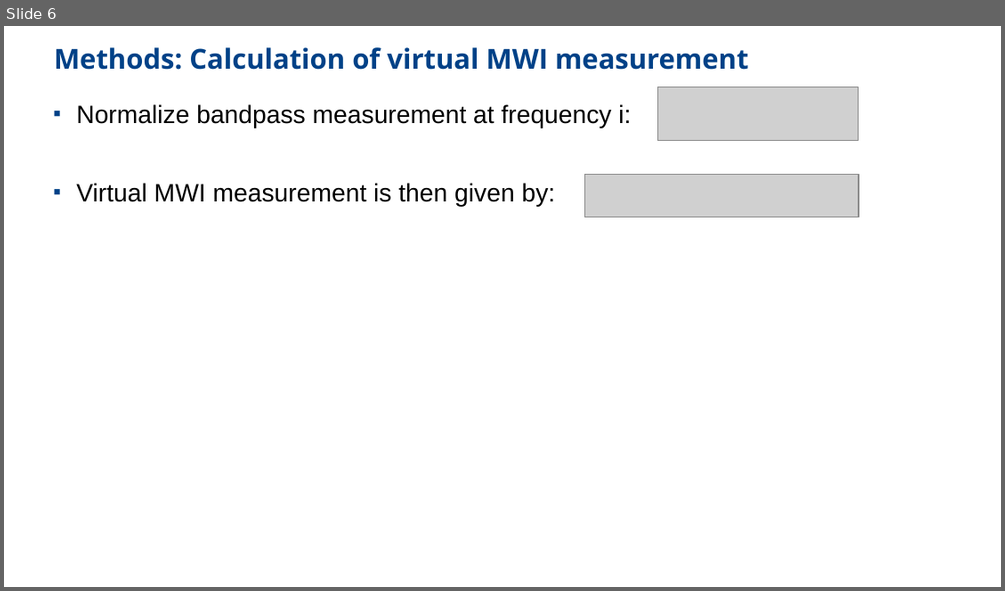
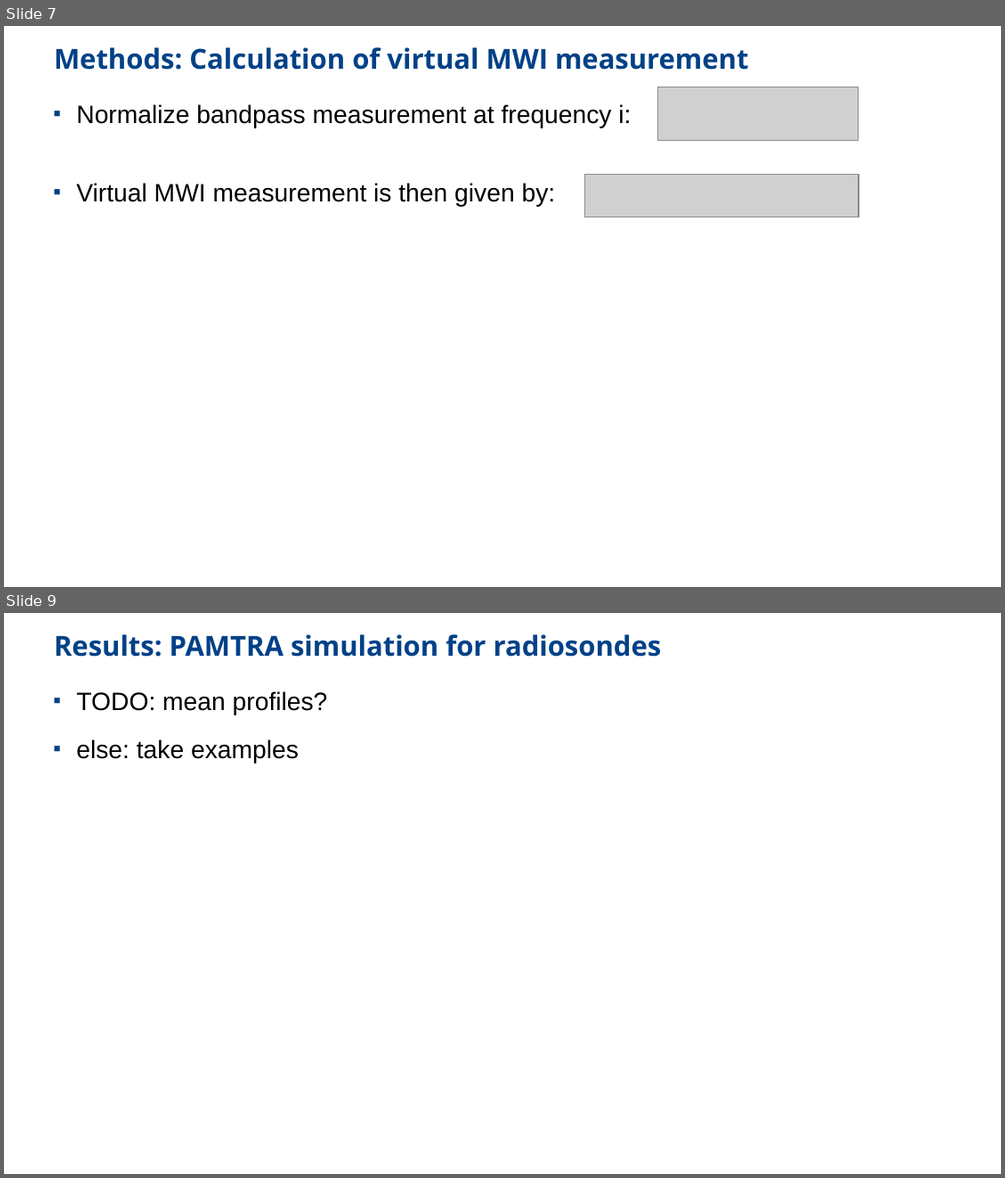
Before and after one commit to nrisse/mwi-srf183, a slide deck: bandpass_presentation.odp. Shown one above the other, each under a label of ours: slide 6 before the commit, slides 7 and 9 after it; the slides between them are not shown. The pictures are 1005x591 and 1005x1178 pixels, drawn with LibreOffice and Linux fonts; fonts in the diff are those of the drawing; grey boxes stand for pictures. Boxes give left, top, right and bottom in pixels: in the first picture for what was removed or moved away, otherwise in the second. Text is boxed around its words. In the diff, an @@ line names an element or a change of style, - is before the commit and + after.

```diff
--- a/bandpass_presentation.odp
+++ b/bandpass_presentation.odp
@@ slide 9 added at (4,613,1001,1174), background #FFFFFF @@
@@ title added at (54,634,662,657), 22 pt, text #004187, bold @@
+Results: PAMTRA simulation for radiosondes
@@ text added at (76,691,328,763), 20 pt, text #000000 @@
+■ TODO: mean profiles?
+■ else: take examples
@@ what was slide 6 is now slide 7 @@
```
Also in this commit, not shown: 1 slide changed, 14 other slides added, 1 slide removed, 6 other files.
